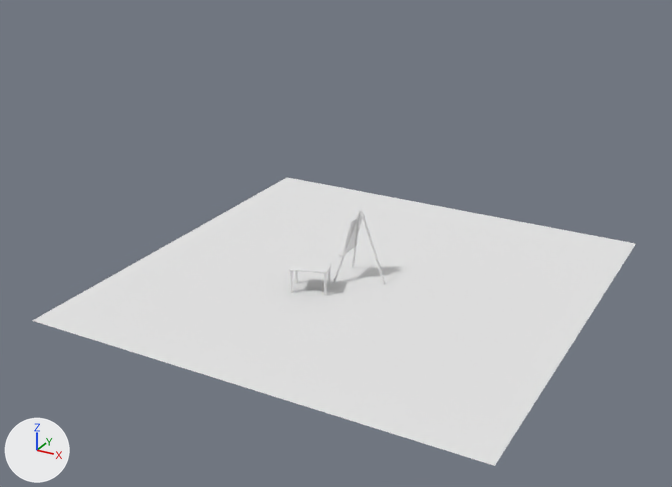
The Blender file Assets/blends/studio.blend, before and after one commit.
Before and after are seen from a camera (50 mm lens) standing at (34.6, -67.3, 36.6) and looking at (-0.9, -2.8, 4.4). Lighting does not change. The marker at lower left points along +X, +Y and +Z.

The first picture shows 'floor', 'table'.
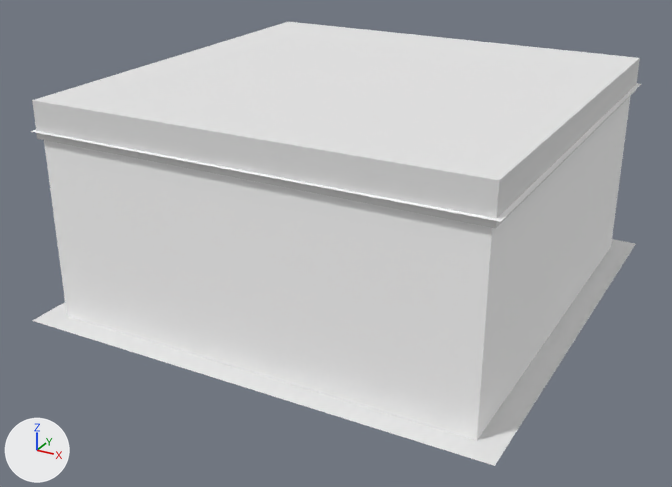
What differs and where, as boxes (x1, y1, x2, y2) in the pictures (672 x 487 px):
'walls', shown
    after: (30, 83, 641, 441)
'walls.001', shown
    after: (32, 22, 640, 228)
'floor', unchanged, covered by the edit
    before: (32, 177, 636, 466)
    after: (32, 239, 636, 466)

The change, as a diff of the scene's bpy script:
```diff
--- a/Assets/blends/studio.blend.py
+++ b/Assets/blends/studio.blend.py
@@ ob_walls_001 @@
 ob_walls_001.scale = (18.4, 18.4, 18.4)
-ob_walls_001.hide_set(True)  # its collection is switched off
@@ ob_walls @@
 ob_walls.scale = (18.4, 18.4, 18.4)
-ob_walls.hide_set(True)  # its collection is switched off
```
